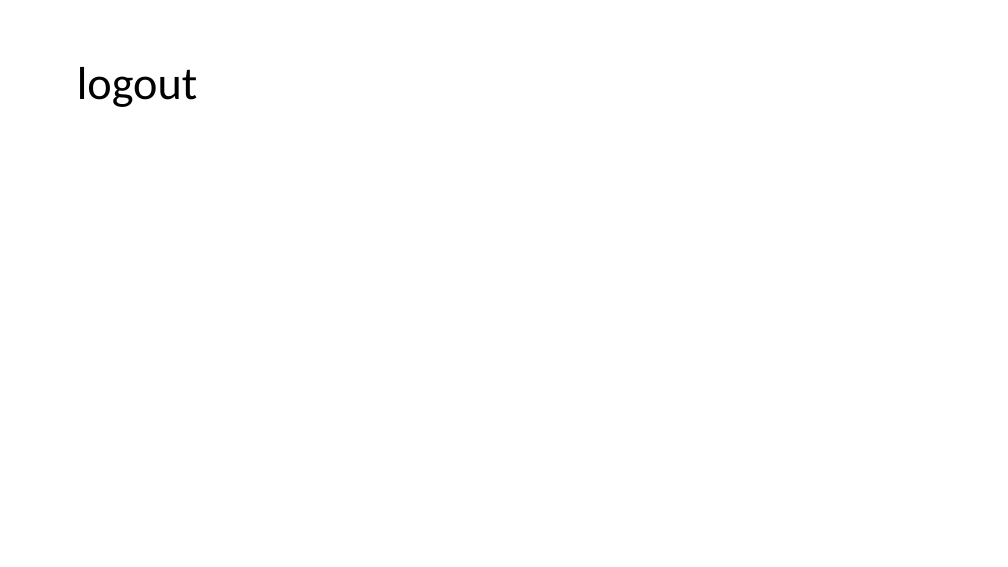
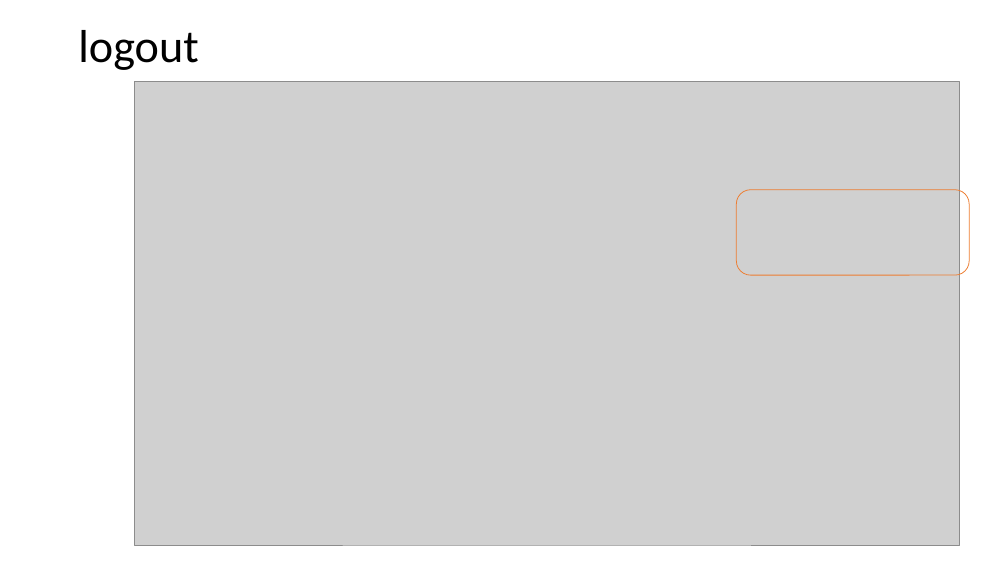
Before and after one commit to lincolnMK/mrataxes, a slide deck: slide 9 of Prototype screen designs.pptx. Drawn at 1008x567 pixels with LibreOffice and Linux fonts; fonts in the diff are those of the drawing; grey boxes stand for pictures. Boxes give left, top, right and bottom in pixels: in the first picture for what was removed or moved away, otherwise in the second. Text is boxed around its words. In the diff, an @@ line names an element or a change of style, - is before the commit and + after.

```diff
--- a/Prototype screen designs.pptx
+++ b/Prototype screen designs.pptx
@@ title "logout": place and size @@
-title "logout" at [77,67,197,107]
+title "logout" at [78,30,198,70]
@@ picture added at [135,81,960,545] @@
@@ rounded rectangle added at [737,190,969,275], outline #ED7D31 0.75 pt @@
```
Also in this commit, not shown: 7 other slides changed.
